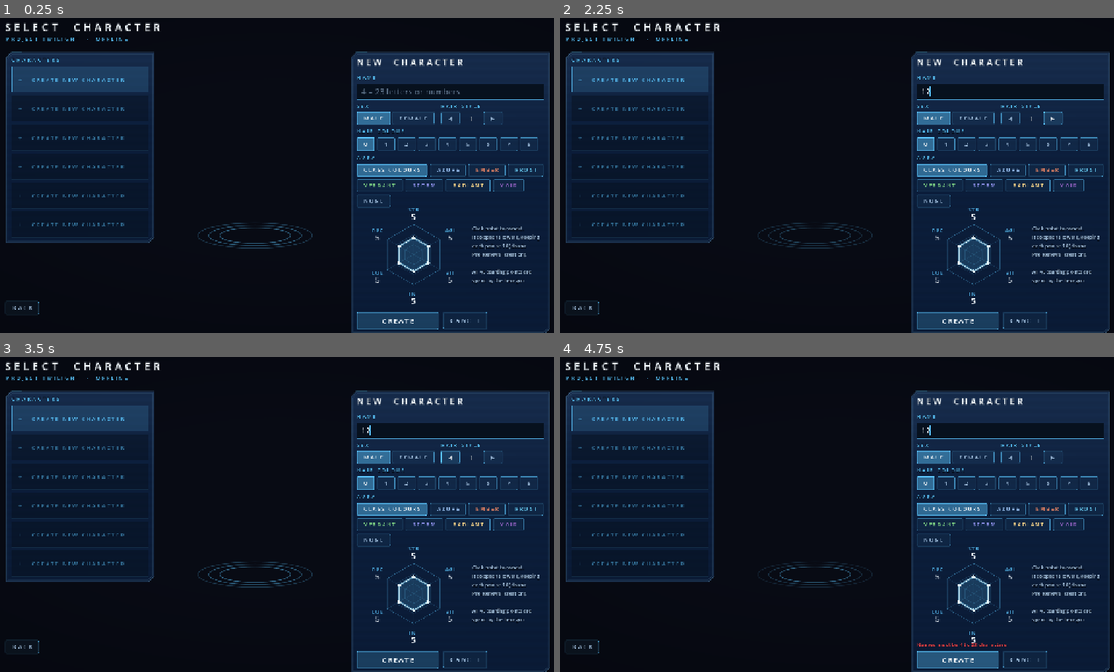
Above: before the commit, frames 1-4 (two rows, left to right).
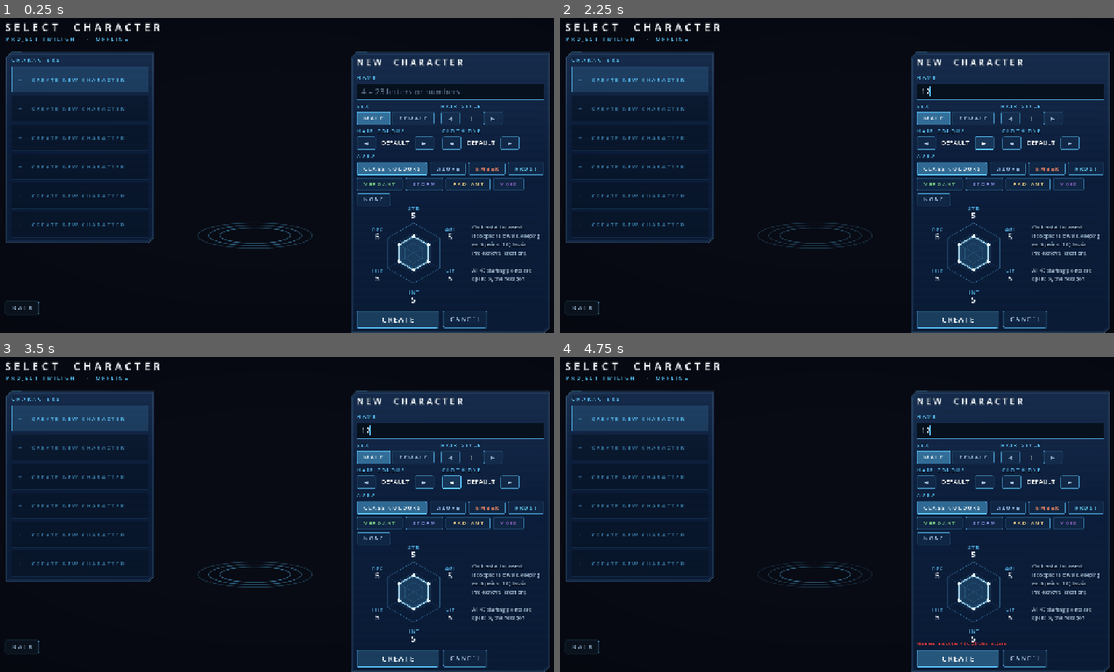
Above: after the commit, the same moments.

Repository: XiONDiGiTaL/ProjectTwilight
Game: Godot game, scene res://scenes/ui/character_select.tscn
The game is run twice, just before and just after one commit, with the same random seed, the same clock (stepped at 60 frames per second) and the same inputs. This scene is started directly instead of the project's main scene.
Inputs (mouse positions are in pixels of both pictures, inside the frame that each line leads up to):
- Up to frame 1 (0.25 s): no input
- Up to frame 2 (2.25 s): click (1008, 90) at 0.52 s; type "12" at 0.6 s; click "◀" at 1.25 s; click "▶" at 2 s
- Up to frame 3 (3.5 s): click "◀" at 2.75 s
- Up to frame 4 (4.75 s): click "▶" at 3.5 s; click "CREATE" at 4.25 s

The runs differ from the first frame. In frame 1, 3.0% of the frame differs, in the area x 64-100%, y 35-100%; in frame 2, 3.1%; in frame 3, 3.1%; in frame 4, 3.2%.

Commit message:
Shaman sheet keying, cloth dyes and hair palettes, class docs and captures
- Shaman sprite sheet keyed by border flood fill (keeps the white robe).
- Character creation: hair colour and cloth dye steppers over pack palettes.
- docs/design/CLASS_DARK_KNIGHT_SHAMAN.md with per-skill status, open
  decisions and the multiplayer authority status; CHANGELOG, GAME_MECHANICS,
  ASSET_PROVENANCE (resource pack), ROADMAP and Directive.md updated.
- Skill window opens on the current job's tab; HUD feed no longer touches
  freed chips. Captures: capture_classes.gd, capture_class_closeups.gd.

Co-Authored-By: Claude Opus 5.5 <noreply@anthropic.com>

Diff:
--- a/06_Godot_Project/data/sprites/shaman_sheet.json
+++ b/06_Godot_Project/data/sprites/shaman_sheet.json
@@ -4,7 +4,7 @@
   2,
   2
  ],
- "key_tolerance": 54,
+ "key_tolerance": 40,
  "neck_from_top": 14,
  "frames": {
   "0.0": [
--- a/06_Godot_Project/scripts/gameplay/character/character_rules.gd
+++ b/06_Godot_Project/scripts/gameplay/character/character_rules.gd
@@ -14,7 +14,7 @@
 const NAME_MIN := 4
 const NAME_MAX := 23
 const MAX_SLOTS := 6
-const HAIR_COLORS := 9          # palettes 0..8
+const HAIR_COLORS := 9          # classic palettes 0..8 (resource packs add up to 131)
 const HAIR_STYLES := 23         # offered styles 1..23 (filtered by what the client has)
 const START_MAP := "prt_fild08"
 const START_CELL := Vector2i(170, 200)
--- a/06_Godot_Project/scripts/gameplay/persistence/save_game.gd
+++ b/06_Godot_Project/scripts/gameplay/persistence/save_game.gd
@@ -119,7 +119,7 @@
 	out.sp = maxi(0, int(c.get("sp", 0)))
 	out.male = bool(c.get("male", true))
 	out.hair_style = clampi(int(c.get("hair_style", 2)), 1, 99)
-	out.hair_color = clampi(int(c.get("hair_color", 0)), 0, 99)
+	out.hair_color = clampi(int(c.get("hair_color", 0)), 0, 131)
 	out.cloth_color = clampi(int(c.get("cloth_color", 0)), 0, 699)
 	var aura := String(c.get("aura", "class"))
 	out.aura = aura if PlayerAura.is_valid(aura) else "class"
--- a/06_Godot_Project/scripts/rendering/player_sprites.gd
+++ b/06_Godot_Project/scripts/rendering/player_sprites.gd
@@ -143,14 +143,48 @@
 	return [spr, act]
 
 
+## Removes the sheet background by flood fill from the frame border, so
+## light interior colours (white robes) close to the grey backdrop survive.
+## Edge pixels next to the removed area are faded (JPEG fringe).
 static func _key_out(sub: Image, bg: Color, tol: float) -> void:
-	for y in sub.get_height():
-		for x in sub.get_width():
-			var c := sub.get_pixel(x, y)
-			var d := maxf(absf(c.r - bg.r), maxf(absf(c.g - bg.g), absf(c.b - bg.b)))
-			if d < tol:
+	var w := sub.get_width()
+	var h := sub.get_height()
+	var removed := PackedByteArray()
+	removed.resize(w * h)
+	var stack: Array[Vector2i] = []
+	for x in w:
+		stack.append(Vector2i(x, 0))
+		stack.append(Vector2i(x, h - 1))
+	for y in h:
+		stack.append(Vector2i(0, y))
+		stack.append(Vector2i(w - 1, y))
+	while not stack.is_empty():
+		var p: Vector2i = stack.pop_back()
+		if p.x < 0 or p.y < 0 or p.x >= w or p.y >= h or removed[p.y * w + p.x] != 0:
+			continue
+		var c := sub.get_pixelv(p)
+		if _dist(c, bg) >= tol:
+			continue
+		removed[p.y * w + p.x] = 1
+		stack.append(p + Vector2i.RIGHT)
+		stack.append(p + Vector2i.LEFT)
+		stack.append(p + Vector2i.DOWN)
+		stack.append(p + Vector2i.UP)
+	for y in h:
+		for x in w:
+			if removed[y * w + x] != 0:
 				sub.set_pixel(x, y, Color(0, 0, 0, 0))
-			elif d < tol * 1.6:
-				# JPEG fringe: fade it and pull the grey out of the edge.
-				var k := (d - tol) / (tol * 0.6)
-				sub.set_pixel(x, y, Color(c.r, c.g, c.b, k))
+			else:
+				var edge := false
+				for d: Vector2i in [Vector2i.RIGHT, Vector2i.LEFT, Vector2i.DOWN, Vector2i.UP]:
+					var q: Vector2i = Vector2i(x, y) + d
+					if q.x >= 0 and q.y >= 0 and q.x < w and q.y < h and removed[q.y * w + q.x] != 0:
+						edge = true
+				if edge:
+					var c := sub.get_pixel(x, y)
+					var k := clampf((_dist(c, bg) - tol) / (tol * 1.2), 0.25, 1.0)
+					sub.set_pixel(x, y, Color(c.r, c.g, c.b, k))
+
+
+static func _dist(c: Color, bg: Color) -> float:
+	return maxf(absf(c.r - bg.r), maxf(absf(c.g - bg.g), absf(c.b - bg.b)))
--- a/06_Godot_Project/scripts/ui/character_select.gd
+++ b/06_Godot_Project/scripts/ui/character_select.gd
@@ -25,8 +25,12 @@
 var _hair_color := 0
 var _sex_buttons: Array[Button] = []
 var _style_label: Label
-var _color_row: HBoxContainer
 var _aura_row: HFlowContainer
+var _hair_label: Label
+var _cloth_label: Label
+var _cloth := 0
+const MAX_HAIR_PALETTES := 132
+const MAX_CLOTH_PALETTES := 700
 var _aura := "class"
 var _hexagon: StatHexagon
 var _error: Label
@@ -132,7 +136,8 @@
 		c.queue_free()
 	var ch: Dictionary = entry.character
 	_preview.walking = false
-	_preview.set_look(bool(ch.male), int(ch.hair_style), int(ch.hair_color))
+	var cj := String(ch.get("job", "novice"))
+	_preview.set_look(bool(ch.male), int(ch.hair_style), int(ch.hair_color), String(PlayerSprites.jobs().get(cj, {}).get("sprite", "초보자")), int(ch.get("cloth_color", 0)), cj)
 	var header := HBoxContainer.new()
 	header.add_theme_constant_override("separation", 12)
 	_detail_box.add_child(header)
@@ -242,18 +247,13 @@
 	nxt.pressed.connect(_step_style.bind(1))
 	style_row.add_child(nxt)
 
-	_create_box.add_child(UiTheme.label("HAIR COLOUR", 11, UiTheme.ACCENT, 600, 3))
-	_color_row = HBoxContainer.new()
-	_color_row.add_theme_constant_override("separation", 6)
-	_create_box.add_child(_color_row)
-	for c in CharacterRules.HAIR_COLORS:
-		var b := Button.new()
-		b.text = str(c)
-		b.toggle_mode = true
-		b.custom_minimum_size = Vector2(34, 30)
-		UiTheme.style_button(b, false, false, 12)
-		b.pressed.connect(func(): _hair_color = c; _refresh_look())
-		_color_row.add_child(b)
+	# Hair colour and cloth dye steppers: palettes come from the client and
+	# the resource pack (2025 Palettes: up to 132 hair / 700 cloth palettes).
+	var dye_row := HBoxContainer.new()
+	dye_row.add_theme_constant_override("separation", 18)
+	_create_box.add_child(dye_row)
+	_hair_label = _stepper(dye_row, "HAIR COLOUR", _step_hair)
+	_cloth_label = _stepper(dye_row, "CLOTH DYE", _step_cloth)
 
 	_create_box.add_child(UiTheme.label("AURA", 11, UiTheme.ACCENT, 600, 3))
 	_aura_row = HFlowContainer.new()
@@ -312,6 +312,52 @@
 	_name_edit.grab_focus.call_deferred()
 
 
+func _stepper(parent: Control, caption: String, step: Callable) -> Label:
+	var col := VBoxContainer.new()
+	parent.add_child(col)
+	col.add_child(UiTheme.label(caption, 11, UiTheme.ACCENT, 600, 3))
+	var row := HBoxContainer.new()
+	col.add_child(row)
+	var prev := Button.new()
+	prev.text = "◀"
+	UiTheme.style_button(prev, false, false, 12)
+	prev.pressed.connect(step.bind(-1))
+	row.add_child(prev)
+	var l := UiTheme.label("", 14, UiTheme.TEXT, 600)
+	l.custom_minimum_size = Vector2(78, 0)
+	l.horizontal_alignment = HORIZONTAL_ALIGNMENT_CENTER
+	l.vertical_alignment = VERTICAL_ALIGNMENT_CENTER
+	row.add_child(l)
+	var nxt := Button.new()
+	nxt.text = "▶"
+	UiTheme.style_button(nxt, false, false, 12)
+	nxt.pressed.connect(step.bind(1))
+	row.add_child(nxt)
+	return l
+
+
+## Steps to the next hair palette that exists for the current style (0 = default).
+func _step_hair(step: int) -> void:
+	var res := get_node_or_null("/root/RoResources")
+	var sex := "남" if _male else "여"
+	for i in MAX_HAIR_PALETTES:
+		_hair_color = wrapi(_hair_color + step, 0, MAX_HAIR_PALETTES)
+		if _hair_color == 0 or res == null or res.exists("data/palette/머리/머리%d_%s_%d.pal" % [_hair_style, sex, _hair_color]):
+			break
+	_refresh_look()
+
+
+## Steps to the next cloth dye palette for the Novice body (0 = default).
+func _step_cloth(step: int) -> void:
+	var res := get_node_or_null("/root/RoResources")
+	var sex := "남" if _male else "여"
+	for i in MAX_CLOTH_PALETTES:
+		_cloth = wrapi(_cloth + step, 0, MAX_CLOTH_PALETTES)
+		if _cloth == 0 or res == null or res.exists("data/palette/몸/초보자_%s_%d.pal" % [sex, _cloth]):
+			break
+	_refresh_look()
+
+
 func _step_style(step: int) -> void:
 	for i in CharacterRules.HAIR_STYLES:
 		_hair_style = wrapi(_hair_style + step, 1, CharacterRules.HAIR_STYLES + 1)
@@ -326,11 +372,11 @@
 	_sex_buttons[0].button_pressed = _male
 	_sex_buttons[1].button_pressed = not _male
 	_style_label.text = str(_hair_style)
-	for i in _color_row.get_child_count():
-		(_color_row.get_child(i) as Button).button_pressed = i == _hair_color
+	_hair_label.text = str(_hair_color) if _hair_color > 0 else "DEFAULT"
+	_cloth_label.text = str(_cloth) if _cloth > 0 else "DEFAULT"
 	for i in _aura_row.get_child_count():
 		(_aura_row.get_child(i) as Button).button_pressed = PlayerAura.ORDER[i] == _aura
-	_preview.set_look(_male, _hair_style, _hair_color)
+	_preview.set_look(_male, _hair_style, _hair_color, "초보자", _cloth)
 
 
 func _create() -> void:
@@ -353,6 +399,7 @@
 	var ch := CharacterRules.new_character(name, _male, _hair_style, _hair_color, _hexagon.stats)
 	ch.cell = [ch.cell.x, ch.cell.y]
 	ch.aura = _aura
+	ch.cloth_color = _cloth
 	var data := {"format": SaveGame.FORMAT, "version": SaveGame.VERSION,
 		"saved_at": int(Time.get_unix_time_from_system()), "character": ch}
 	var werr := SaveGame.write(slot, data)
--- a/06_Godot_Project/scripts/ui/combat_hud.gd
+++ b/06_Godot_Project/scripts/ui/combat_hud.gd
@@ -120,13 +120,15 @@
 		_feed.get_child(0).queue_free()
 		_feed.remove_child(_feed.get_child(0))
 	var t0 := Time.get_ticks_msec()
+	var ref: WeakRef = weakref(chip)   # trimmed chips are freed while their effect is queued
 	_effects.append(func() -> bool:
-		if not is_instance_valid(chip):
+		var c: Control = ref.get_ref()
+		if c == null:
 			return false
 		var age := (Time.get_ticks_msec() - t0) / 1000.0
-		chip.modulate.a = clampf(age / 0.2, 0.0, 1.0) * clampf((FEED_SECONDS - age) / 0.6, 0.0, 1.0)
+		c.modulate.a = clampf(age / 0.2, 0.0, 1.0) * clampf((FEED_SECONDS - age) / 0.6, 0.0, 1.0)
 		if age > FEED_SECONDS:
-			chip.queue_free()
+			c.queue_free()
 			return false
 		return true)
 
--- a/06_Godot_Project/scripts/ui/skill_window.gd
+++ b/06_Godot_Project/scripts/ui/skill_window.gd
@@ -25,6 +25,7 @@
 
 var _tabs: HBoxContainer
 var _tab_job := ""
+var _tab_for_job := ""
 
 
 func _ready() -> void:
@@ -65,8 +66,9 @@
 		var j := String(skill_db[code].get("job", "novice"))
 		if not jobs.has(j):
 			jobs.append(j)
-	if not jobs.has(_tab_job):
-		_tab_job = jobs[-1] if not jobs.is_empty() else ""
+	if not jobs.has(_tab_job) or _unit.job != _tab_for_job:
+		_tab_job = jobs[-1] if not jobs.is_empty() else ""   # open on the current job's tree
+		_tab_for_job = _unit.job
 	for j in jobs:
 		var tb := Button.new()
 		tb.text = String(ClassInsignia.classes().get(j, {}).get("name", j.capitalize())).to_upper()
--- /dev/null
+++ b/06_Godot_Project/tests/capture_class_closeups.gd
@@ -0,0 +1,66 @@
+extends SceneTree
+## Close-ups: Dark Knight (male / female), Shaman, and the damage-number styles.
+##   godot --path 06_Godot_Project -s res://tests/capture_class_closeups.gd   (not headless)
+
+
+func _initialize() -> void:
+	_run.call_deferred()
+
+
+func _frames(n: int) -> void:
+	for _f in n:
+		await process_frame
+
+
+func _shot(name: String) -> void:
+	await RenderingServer.frame_post_draw
+	root.get_texture().get_image().save_png("user://captures/%s.png" % name)
+	print("saved ", ProjectSettings.globalize_path("user://captures/%s.png" % name))
+
+
+func _look(scene: Node3D, job: String, male: bool, action := "idle") -> void:
+	var p: SimUnit = scene.player
+	p.male = male
+	p.job = job
+	p.sprite = String(scene.sim.job_db[job].sprite)
+	var v: UnitView = scene.views[p.id]
+	v.rebuild_player(scene._res)
+	await _frames(4)
+	if action == "cast":
+		p.cast_skill = "SH_SUMMON"
+	else:
+		p.cast_skill = ""
+	await _frames(20)
+
+
+func _run() -> void:
+	DirAccess.make_dir_recursive_absolute("user://captures")
+	root.size = Vector2i(1280, 720)
+	var scene: Node3D = load("res://scenes/game/field.tscn").instantiate()
+	scene.save_slot = ""
+	root.add_child(scene)
+	await _frames(30)
+	scene.hud.visible = false
+	scene.camera.distance = 42.0
+	await _look(scene, "dark_knight", true)
+	await _shot("closeup_dk_male")
+	await _look(scene, "dark_knight", false)
+	await _shot("closeup_dk_female")
+	await _look(scene, "shaman", false)
+	await _shot("closeup_shaman")
+	await _look(scene, "shaman", false, "cast")
+	await _shot("closeup_shaman_cast")
+	# Damage-number styles around the player.
+	scene.hud.visible = true
+	scene.camera.distance = 120.0
+	var at: Vector3 = (scene.views[scene.player.id] as UnitView).head_position()
+	var nums: DamageNumbers = scene.hud.numbers
+	nums.spawn_offset(at, Vector2(-260, 0), "87", DamageNumbers.Kind.NORMAL)
+	nums.spawn_offset(at, Vector2(-150, 30), "MISS", DamageNumbers.Kind.MISS)
+	nums.spawn_offset(at, Vector2(220, 10), "1204", DamageNumbers.Kind.CRIT)
+	nums.spawn_offset(at, Vector2(-120, -80), "34", DamageNumbers.Kind.TAKEN)
+	nums.spawn_offset(at, Vector2(250, -90), "+412", DamageNumbers.Kind.HEAL)
+	nums.spawn_combo(at, 5321, 5)
+	await _frames(40)
+	await _shot("closeup_damage_numbers")
+	quit(0)
--- /dev/null
+++ b/06_Godot_Project/tests/capture_classes.gd
@@ -0,0 +1,109 @@
+extends SceneTree
+## Visual check: Dark Knight and Shaman sprites, their skill trees, skill
+## effects and the new damage numbers.
+##   godot --path 06_Godot_Project -s res://tests/capture_classes.gd   (not headless)
+
+
+func _initialize() -> void:
+	_run.call_deferred()
+
+
+func _frames(n: int) -> void:
+	for _f in n:
+		await process_frame
+
+
+func _shot(name: String) -> void:
+	await RenderingServer.frame_post_draw
+	root.get_texture().get_image().save_png("user://captures/%s.png" % name)
+	print("saved ", ProjectSettings.globalize_path("user://captures/%s.png" % name))
+
+
+func _make(scene: Node3D, job: String, male: bool) -> SimUnit:
+	var sim: FieldSimulation = scene.sim
+	var p: SimUnit = scene.player
+	p.male = male
+	p.level = 70
+	p.job_level = 10
+	p.skills.NV_BASIC = 9
+	p.job = "novice"
+	sim.command_job_change(p.id, "swordman" if job == "dark_knight" else "acolyte")
+	p.job_level = 40
+	sim.command_job_change(p.id, job)
+	p.skill_points = 30
+	p.max_sp = 3000
+	p.sp = 3000
+	await _frames(10)
+	(scene.views[p.id] as UnitView).rebuild_player(scene._res)
+	return p
+
+
+func _run() -> void:
+	DirAccess.make_dir_recursive_absolute("user://captures")
+	root.size = Vector2i(1280, 720)
+	var scene: Node3D = load("res://scenes/game/field.tscn").instantiate()
+	scene.save_slot = ""
+	root.add_child(scene)
+	await process_frame
+	var sim: FieldSimulation = scene.sim
+	for id in sim.units.keys():
+		var u: SimUnit = sim.units[id]
+		if not u.is_player():
+			u.walker.walk_speed = 1e9
+	scene.camera.distance = 110.0
+
+	# Dark Knight: sprite + skill window + Hell Impact.
+	var p: SimUnit = await _make(scene, "dark_knight", true)
+	for code in ["SM_SWORD", "SM_TWOHAND", "DK_AXEMASTERY", "DK_BLOODYCRASH", "DK_GUILLOTINE", "DK_DARKWEAPON", "DK_HELLIMPACT", "DK_GENOCIDE", "DK_DEATHBLADE"]:
+		p.skills[code] = 10
+	p.inventory.add(1351, 1, sim.item_db, 99999)
+	sim.command_equip(p.id, p.inventory.entries.size() - 1)
+	var dummy := sim.add_monster("1002", p.walker.cell + Vector2i(2, -1))
+	dummy.walker.walk_speed = 1e9
+	dummy.max_hp = 999999
+	dummy.hp = 999999
+	scene.hud.skill_window.toggle(true)
+	scene.hud.skill_window.position = Vector2(760, 90)
+	scene.hud.skill_window.refresh()
+	await _frames(40)
+	await _shot("class_dk_tree")
+	scene.hud.skill_window.toggle(false)
+	sim.command_use_skill(p.id, "DK_DARKWEAPON")
+	await _frames(20)
+	sim.command_use_skill(p.id, "DK_GENOCIDE")
+	await _frames(12)
+	await _shot("class_dk_genocide")
+	p.skill_delay = 0
+	sim.command_use_skill(p.id, "DK_HELLIMPACT", dummy.id)
+	await _frames(90)
+	await _shot("class_dk_hellimpact")
+	# Death Blade with a sword: multi-hit numbers building up to the total.
+	p.inventory.add(1116, 1, sim.item_db, 99999)
+	sim.command_equip(p.id, p.inventory.entries.size() - 1)
+	p.skill_delay = 0
+	sim.command_use_skill(p.id, "DK_DEATHBLADE", dummy.id)
+	await _frames(28)
+	await _shot("class_dk_deathblade_numbers")
+
+	# Shaman: sprite sheet body, tree, spirits.
+	p = await _make(scene, "shaman", false)
+	for code in ["SH_COMFORT", "SH_SUMMON", "SH_SPIRITFIRE", "SH_SPIRITWIND", "SH_DIVINE", "SH_PROTECTION", "SH_RAINDANCE"]:
+		p.skills[code] = 10
+	p.stats.int = 80
+	scene.camera.distance = 90.0
+	await _frames(30)
+	await _shot("class_shaman_idle")
+	scene.hud.skill_window.toggle(true)
+	scene.hud.skill_window.refresh()
+	await _frames(30)
+	await _shot("class_shaman_tree")
+	scene.hud.skill_window.toggle(false)
+	scene.camera.distance = 140.0
+	sim.command_use_skill(p.id, "SH_DIVINE", dummy.id)
+	await _frames(100)
+	await _shot("class_shaman_divine_cast")
+	while p.is_casting():
+		await process_frame
+	await _frames(14)
+	await _shot("class_shaman_divine_release")
+	quit(0)
Not shown, added: 06_Godot_Project/tests/capture_class_closeups.gd.uid
Not shown, added: 06_Godot_Project/tests/capture_classes.gd.uid
Not shown, changed: ASSET_PROVENANCE.md
Not shown, changed: CHANGELOG.md
Not shown, changed: Directive.md
Not shown, changed: GAME_MECHANICS.md
Not shown, changed: ROADMAP.md
Not shown, added: docs/design/CLASS_DARK_KNIGHT_SHAMAN.md
